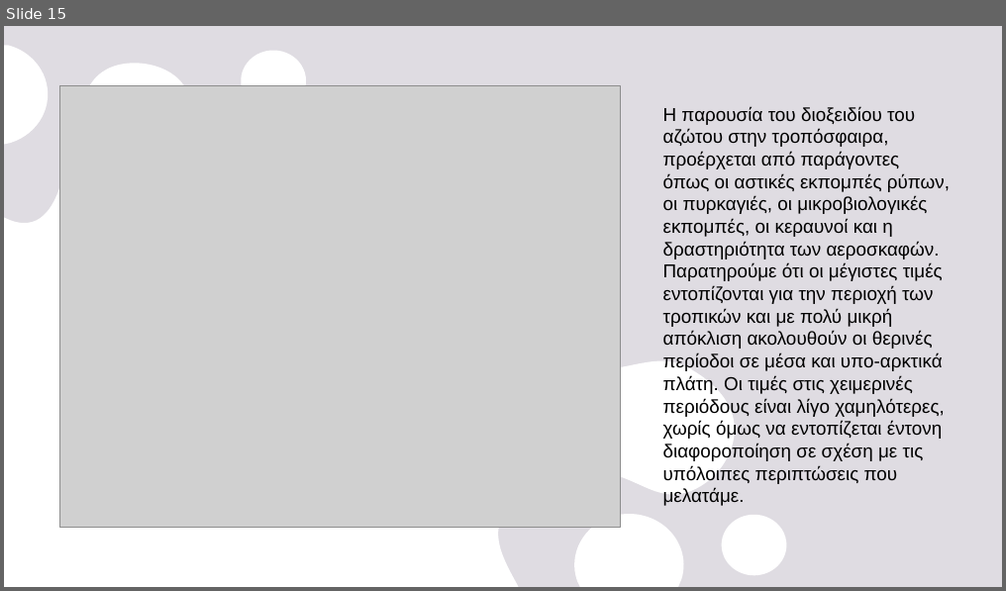
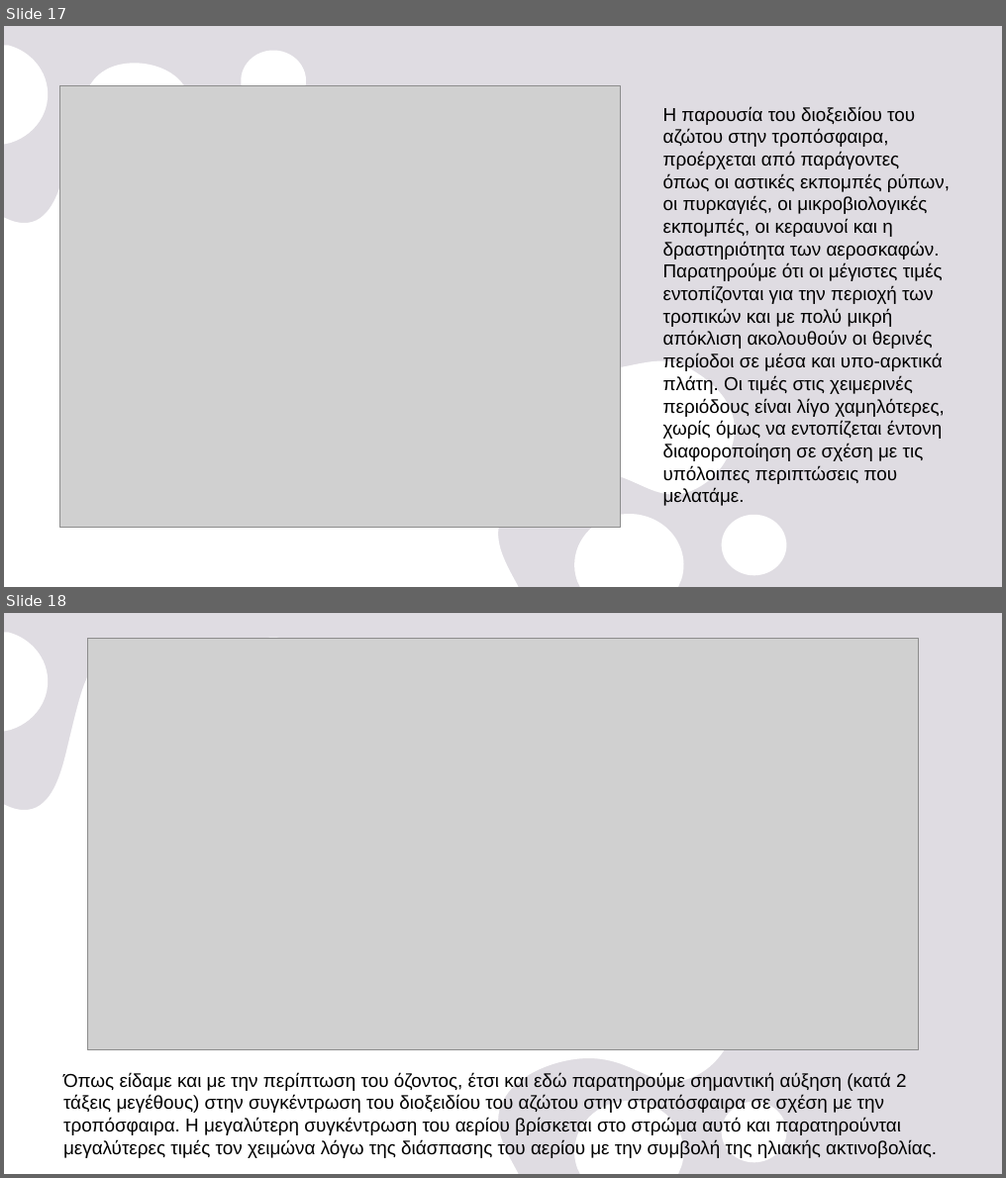
Before and after one commit to nadezsha/MSc---Applied-Meteorology-and-Environmental-Physics, a slide deck: Radiation and Atmosphere Interaction/Report 0/ΕργασίαΜηδέν.pptx. Shown one above the other, each under a label of ours: slide 15 before the commit, slides 17 and 18 after it. The pictures are 1006x591 and 1006x1178 pixels, drawn with LibreOffice and Linux fonts; fonts in the diff are those of the drawing; grey boxes stand for pictures. Boxes give left, top, right and bottom in pixels: in the first picture for what was removed or moved away, otherwise in the second. Text is boxed around its words. In the diff, an @@ line names an element or a change of style, - is before the commit and + after.

```diff
--- a/Radiation and Atmosphere Interaction/Report 0/ΕργασίαΜηδέν.pptx
+++ b/Radiation and Atmosphere Interaction/Report 0/ΕργασίαΜηδέν.pptx
@@ slide 18 added at [4, 613, 1002, 1174], background #E5E2E8; not listed: 2 template elements that a slide beside it also shows @@
@@ picture added at [87, 638, 919, 1051] @@
@@ text added at [63, 1072, 937, 1158], 18 pt, text #000000 @@
+Όπως είδαμε και με την περίπτωση του όζοντος, έτσι και εδώ παρατηρούμε σημαντική αύξηση (κατά 2 τάξεις μεγέθους) στην συγκέντρωση του διοξειδίου του αζώτου στην στρατόσφαιρα σε σχέση με την τροπόσφαιρα. Η μεγαλύτερη συγκέντρωση του αερίου βρίσκεται στο στρώμα αυτό και παρατηρούνται μεγαλύτερες τιμές τον χειμώνα λόγω της διάσπασης του αερίου με την συμβολή της ηλιακής ακτινοβολίας.
@@ what was slide 15 is now slide 17 @@
```
Also in this commit, not shown: 1 slide changed, 4 other slides added.
